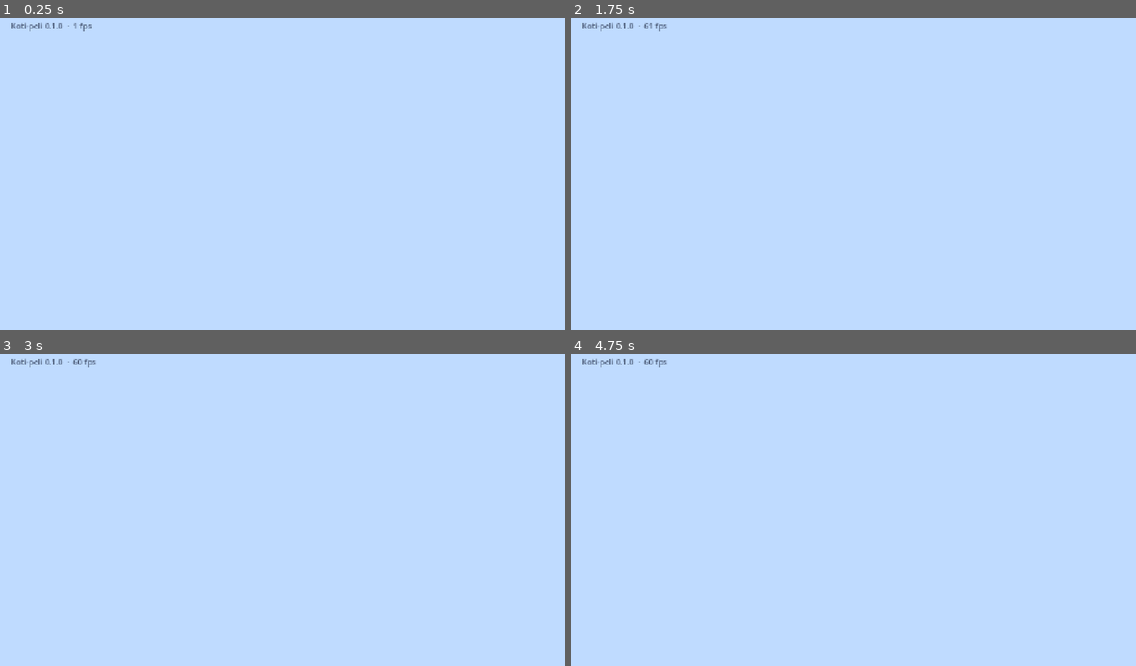
Above: before the commit, frames 1-4 (two rows, left to right).
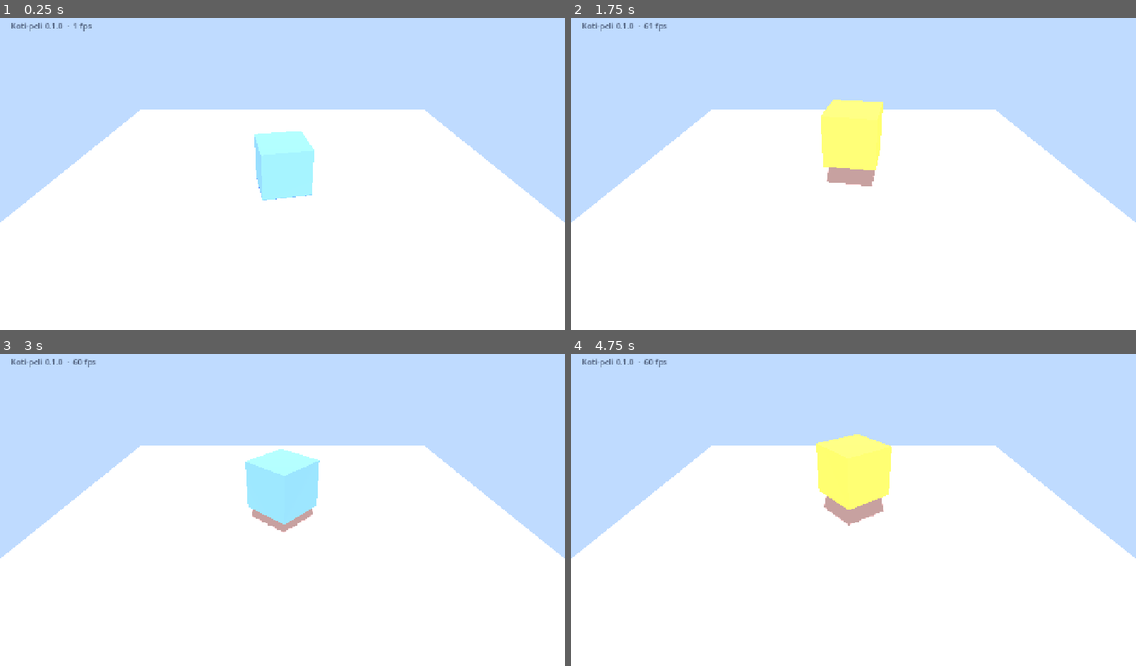
Above: after the commit, the same moments.

Repository: atterantanen-wq/koti-peli
Game: Godot game, scene res://scenes/main/main.tscn
Same seed, same stepped clock (60 frames per second), same inputs: the game is played once before the commit and once after it.
Inputs (mouse positions are in pixels of both pictures, inside the frame that each line leads up to):
- Up to frame 1 (0.25 s): no input
- Up to frame 2 (1.75 s): move the mouse to (977, 155) at 0.52 s; click (977, 155) at 0.67 s; move the mouse to (740, 186) at 1.27 s; click (740, 186) at 1.42 s
- Up to frame 3 (3 s): move the mouse to (339, 438) at 2.02 s; click (339, 438) at 2.17 s; move the mouse to (254, 572) at 2.77 s; click (254, 572) at 2.92 s
- Up to frame 4 (4.75 s): move the mouse to (1023, 553) at 3.52 s; click (1023, 553) at 3.67 s; move the mouse to (684, 460) at 4.27 s; click (684, 460) at 4.42 s

The runs differ from the first frame. In frame 1, 62% of the frame differs, in the area x 0-100%, y 29-100%; in frame 2, 62%, in the area x 0-100%, y 26-100%; in frame 3, 62%; in frame 4, 62%.

Commit message:
Korjaa kameran suunta: kamera katsoi ylöspäin, siksi kuutio ei näkynyt
Lisätty testi, joka tarkistaa että kamera näkee kuution.

Co-Authored-By: Claude Opus 5.5 <noreply@anthropic.com>
Claude-Session: https://claude.ai/code/session_0149XkfB7qTBiFYiKpdEcwTw

Diff:
--- a/scenes/main/main.tscn
+++ b/scenes/main/main.tscn
@@ -31,11 +31,11 @@
 environment = SubResource("Environment_sky")
 
 [node name="Sun" type="DirectionalLight3D" parent="."]
-transform = Transform3D(1, 0, 0, 0, 0.642788, -0.766044, 0, 0.766044, 0.642788, 0, 5, 0)
+transform = Transform3D(1, 0, 0, 0, 0.642788, 0.766044, 0, -0.766044, 0.642788, 0, 5, 0)
 shadow_enabled = true
 
 [node name="Camera3D" type="Camera3D" parent="."]
-transform = Transform3D(1, 0, 0, 0, 0.866025, -0.5, 0, 0.5, 0.866025, 0, 3.5, 5.5)
+transform = Transform3D(1, 0, 0, 0, 0.866025, 0.5, 0, -0.5, 0.866025, 0, 3.5, 5.5)
 current = true
 fov = 55.0
 
--- a/tests/test_main_scene.gd
+++ b/tests/test_main_scene.gd
@@ -37,3 +37,16 @@
 		main.on_tap()
 	check_eq(main.color_index, 0, "värit kiertävät alkuun")
 	main.free()
+
+
+func test_camera_sees_cube() -> void:
+	var main := _spawn_main()
+	var camera := main.get_node("Camera3D") as Camera3D
+	var cube := main.get_node("Cube") as Node3D
+	var forward := -camera.global_transform.basis.z
+	check(forward.y < 0.0, "kamera katsoo alaspäin")
+	var to_cube := (cube.global_position - camera.global_position).normalized()
+	check(forward.dot(to_cube) > 0.95, "kuutio on kameran kuvan keskellä")
+	var sun := main.get_node("Sun") as Node3D
+	check((-sun.global_transform.basis.z).y < 0.0, "aurinko paistaa ylhäältä")
+	main.free()
